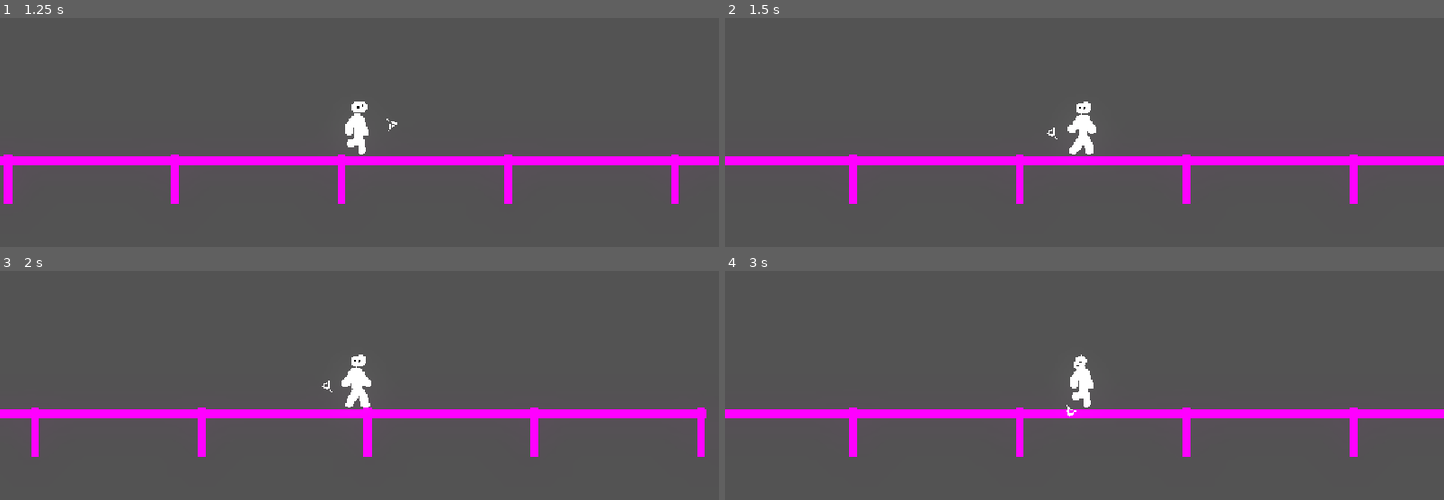
Above: before the commit, frames 1-4 (two rows, left to right).
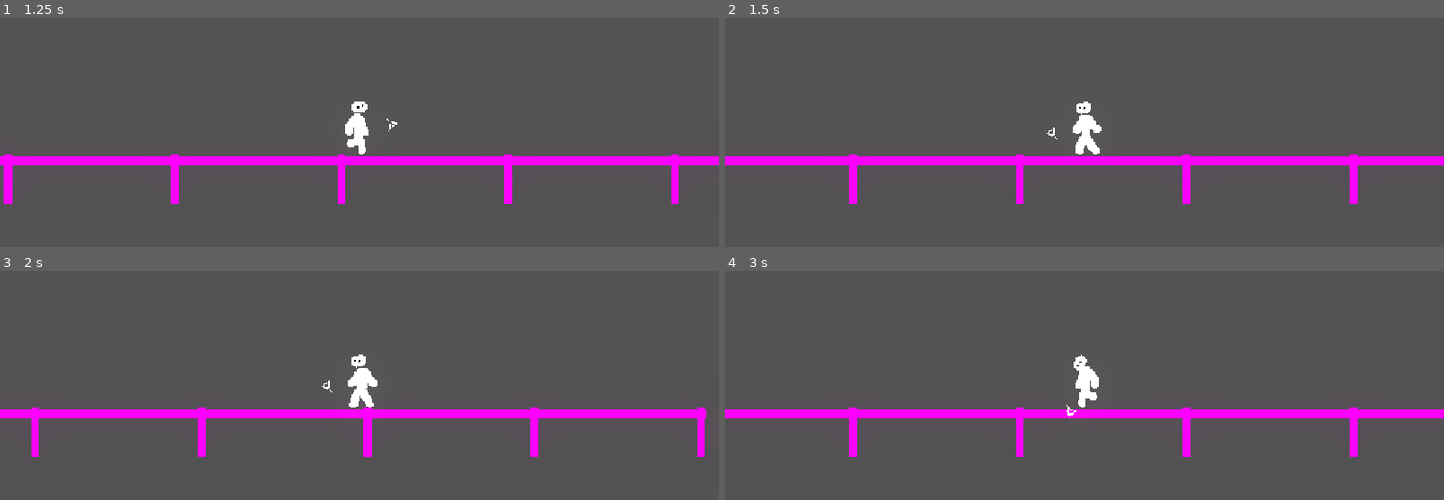
Above: after the commit, the same moments.

Repository: sharwenn-dev/cerulean_eclipse
Game: Godot game, scene res://scenes/test_world.tscn
Two runs of this game, one before a commit and one after it. Both use one fixed random seed, a clock stepped at 60 frames per second and the inputs below.
Inputs (mouse positions are in pixels of both pictures, inside the frame that each line leads up to):
- Up to frame 1 (1.25 s): tap Enter at 0.5 s; move the mouse to (517, 105) at 0.52 s; hold D (right) from 0.53 s (still down); tap W (up) at 0.77 s
- Up to frame 2 (1.5 s): keep holding D (right); move the mouse to (940, 146) at 1.27 s
- Up to frame 3 (2 s): keep holding D (right); tap W (up) at 1.52 s
- Up to frame 4 (3 s): move the mouse to (1156, 289) at 2.02 s; release D (right) at 2.03 s; hold A (left) 2.03-2.78 s; move the mouse to (1048, 458) at 2.77 s; hold D (right) from 2.78 s (still down)

Frame 1 is identical in both runs. In frame 2, 0.2% of the frame differs, in the area x 47-53%, y 42-60%; in frame 3, 0.3%; in frame 4, 0.3%.

Commit message:
Update player_animation_controller.gd
Made rotation of the body be based on the mouse position relative to the body position

Diff:
--- a/scripts/player/player_animation_controller.gd
+++ b/scripts/player/player_animation_controller.gd
@@ -14,9 +14,14 @@
 
 func set_facing_direction() -> void:
 	if owner.has_node("Body"):
-		var direction := Input.get_axis("left", "right")
-		if direction != 0:
-			body_sprite.flip_h = direction < 0
+	#	var direction := Input.get_axis("left", "right")
+	#	if direction != 0:
+	#		body_sprite.flip_h = direction < 0
+		var mouse_pos = owner.get_global_mouse_position()
+		if mouse_pos.x > owner.position.x:
+			body_sprite.flip_h = false
+		elif mouse_pos.x < owner.position.x:
+			body_sprite.flip_h = true
 
 func set_head_rotation() -> void:
 	var mouse_pos = owner.get_global_mouse_position()
